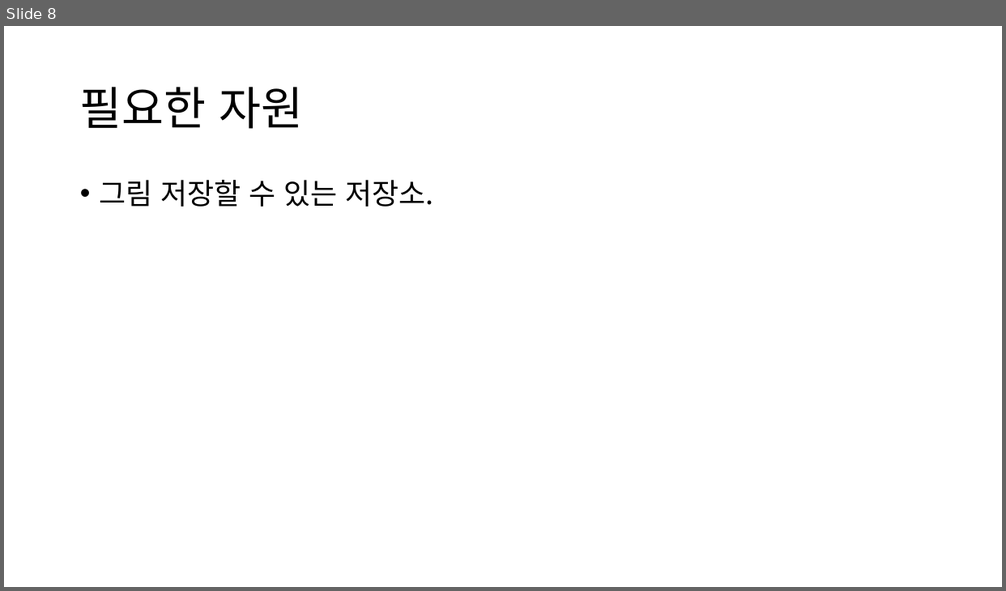
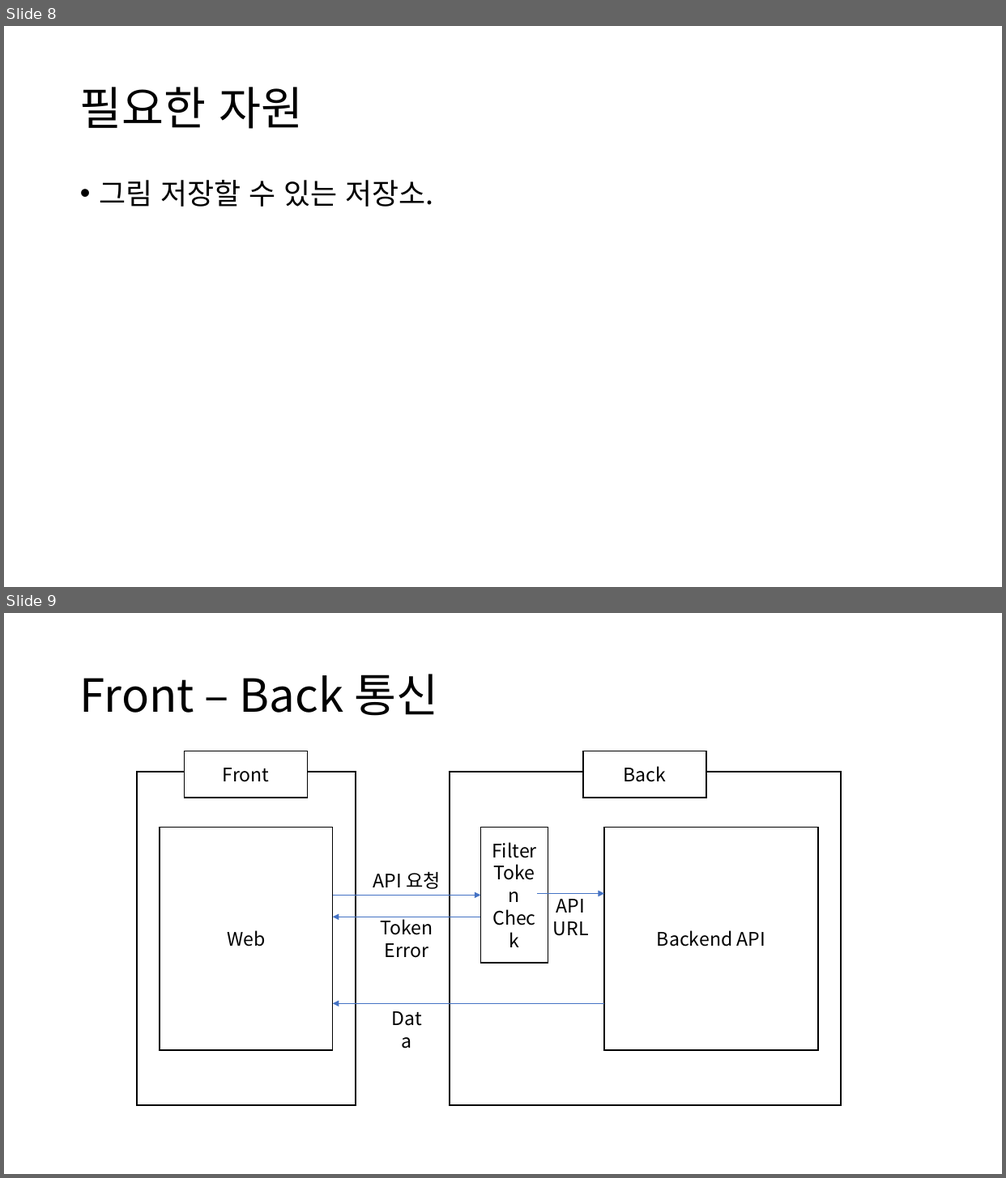
Before and after one commit to jk960903/MyDiary, a slide deck: paper/Toy project 개요.pptm. Shown one above the other, each under a label of ours: slide 8 before the commit, slides 8 and 9 after it. The pictures are 1006x591 and 1006x1178 pixels, drawn with LibreOffice and Linux fonts; fonts in the diff are those of the drawing. Boxes give left, top, right and bottom in pixels: in the first picture for what was removed or moved away, otherwise in the second. Text is boxed around its words. In the diff, an @@ line names an element or a change of style, - is before the commit and + after.

Commit message:
front back ppt 제작

```diff
--- a/paper/Toy project 개요.pptm
+++ b/paper/Toy project 개요.pptm
@@ slide 9 added at bbox=[4, 613, 1002, 1174], background #FFFFFF @@
@@ title added at bbox=[80, 674, 438, 716], 44 pt, text #000000 @@
+Front – Back 통신
@@ rectangle added at bbox=[185, 752, 308, 798], fill #FFFFFF, outline #000000 1 pt, 18 pt, text #000000 @@
+Front
@@ rectangle added at bbox=[583, 752, 707, 798], fill #FFFFFF, outline #000000 1 pt, 18 pt, text #000000 @@
+Back
@@ rectangle added at bbox=[137, 772, 356, 1105], fill #FFFFFF, outline #000000 1.5 pt @@
@@ rectangle added at bbox=[450, 772, 841, 1105], fill #FFFFFF, outline #000000 1.5 pt @@
@@ rectangle added at bbox=[160, 827, 333, 1050], fill #FFFFFF, outline #000000 1 pt, 18 pt, text #000000 @@
+Web
@@ rectangle added at bbox=[481, 827, 548, 963], fill #FFFFFF, outline #000000 1 pt, 18 pt, text #000000 @@
+Filter
+Token
+Check
@@ rectangle added at bbox=[604, 827, 819, 1050], fill #FFFFFF, outline #000000 1 pt, 18 pt, text #000000 @@
+Backend API
@@ text added at bbox=[373, 871, 441, 889], 18 pt, text #000000 @@
+API 요청
@@ arrow added from (333, 895) to (481, 895), #4472C4 0.5 pt @@
@@ arrow added from (537, 894) to (604, 894), #4472C4 0.5 pt @@
@@ text added at bbox=[553, 899, 589, 936], 18 pt, text #000000 @@
+API
+URL
@@ arrow added from (481, 917) to (333, 917), #4472C4 0.5 pt @@
@@ text added at bbox=[380, 917, 432, 958], 18 pt, text #000000 @@
+Token
+Error
@@ arrow added from (604, 1003) to (333, 1003), #4472C4 0.5 pt @@
@@ text added at bbox=[379, 1003, 434, 1033], 18 pt, text #000000 @@
+Data
```
Also in this commit, not shown: 1 other file.
